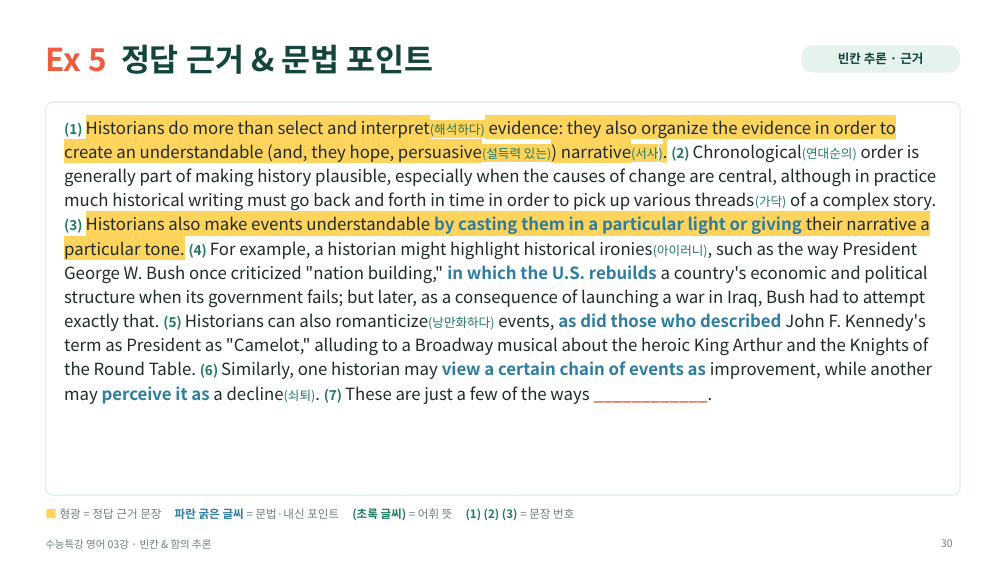
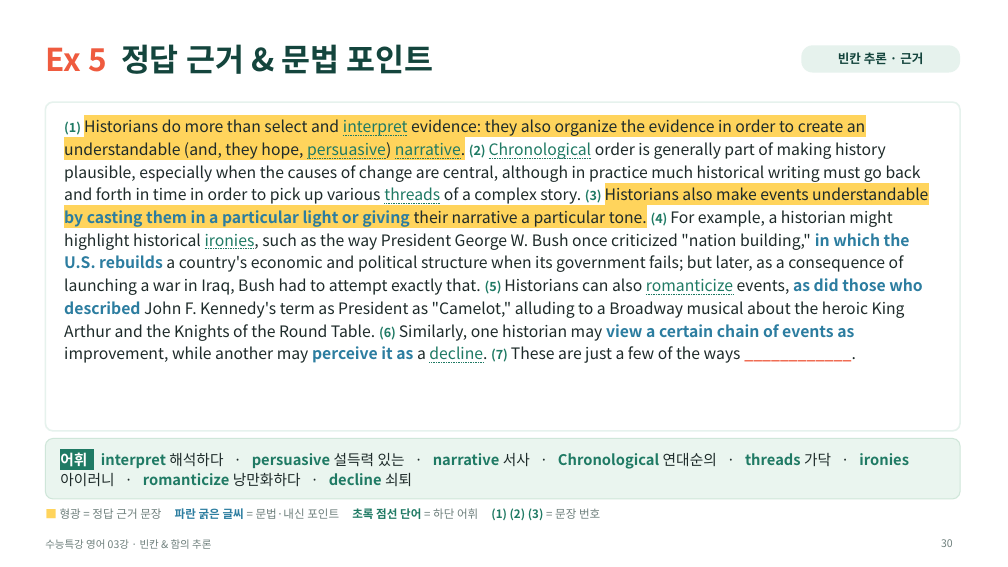
Before and after one commit to HUFSDavid/HUFSDavid, a slide deck: slide 30 of 수능특강_영어_03강_수업PPT.pptx. Drawn at 1008x567 pixels with LibreOffice and Linux fonts; fonts in the diff are those of the drawing. Boxes give left, top, right and bottom in pixels: in the first picture for what was removed or moved away, otherwise in the second. Text is boxed around its words. In the diff, an @@ line names an element or a change of style, - is before the commit and + after.

```diff
--- a/수능특강_영어_03강_수업PPT.pptx
+++ b/수능특강_영어_03강_수업PPT.pptx
@@ rounded rectangle: place and size @@
-rounded rectangle at (45,102,960,495)
+rounded rectangle at (45,102,960,431)
@@ rounded rectangle at (45,102,960,431): proportions changed @@
@@ text at (64,119,928,363): text changed; size 16 to 15 pt @@
-(1) Historians do more than select and interpret(해석하다) evidence: they also organize the evidence in order to create an understandable (and, they hope, persuasive(설득력 있는)) narrative(서사). (2) Chronological(연대순의) order is generally part of making history plausible, especially when the causes of change are central, although in practice much historical writing must go back and forth in time in order to pick up various threads(가닥) of a complex story. (3) Historians also make events understandable by casting them in a particular light or giving their narrative a particular tone. (4) For example, a historian might highlight historical ironies(아이러니), such as the way President George W. Bush once criticized "nation building," in which the U.S. rebuilds a country's economic and political structure when its government fails; but later, as a consequence of launching a war in Iraq, Bush had to attempt exactly that. (5) Historians can also romanticize(낭만화하다) events, as did those who described John F. Kennedy's term as President as "Camelot," alluding to a Broadway musical about the heroic King Arthur and the Knights of the Round Table. (6) Similarly, one historian may view a certain chain of events as improvement, while another may perceive it as a decline(쇠퇴). (7) These are just a few of the ways ____________.
+(1) Historians do more than select and interpret evidence: they also organize the evidence in order to create an understandable (and, they hope, persuasive) narrative. (2) Chronological order is generally part of making history plausible, especially when the causes of change are central, although in practice much historical writing must go back and forth in time in order to pick up various threads of a complex story. (3) Historians also make events understandable by casting them in a particular light or giving their narrative a particular tone. (4) For example, a historian might highlight historical ironies, such as the way President George W. Bush once criticized "nation building," in which the U.S. rebuilds a country's economic and political structure when its government fails; but later, as a consequence of launching a war in Iraq, Bush had to attempt exactly that. (5) Historians can also romanticize events, as did those who described John F. Kennedy's term as President as "Camelot," alluding to a Broadway musical about the heroic King Arthur and the Knights of the Round Table. (6) Similarly, one historian may view a certain chain of events as improvement, while another may perceive it as a decline. (7) These are just a few of the ways ____________.
@@ rounded rectangle added at (45,439,960,499), fill #EAF5EF, outline #CFE6D9 1 pt @@
@@ text added at (60,452,909,486), 14 pt, text #1F7A64, bold @@
+어휘 interpret 해석하다 · persuasive 설득력 있는 · narrative 서사 · Chronological 연대순의 · threads 가닥 · ironies 아이러니 · romanticize 낭만화하다 · decline 쇠퇴
@@ text at (60,508,600,520): text changed @@
-■ 형광 = 정답 근거 문장 파란 굵은 글씨 = 문법·내신 포인트 (초록 글씨) = 어휘 뜻 (1) (2) (3) = 문장 번호
+■ 형광 = 정답 근거 문장 파란 굵은 글씨 = 문법·내신 포인트 초록 점선 단어 = 하단 어휘 (1) (2) (3) = 문장 번호
```
Also in this commit, not shown: 11 other slides changed.
